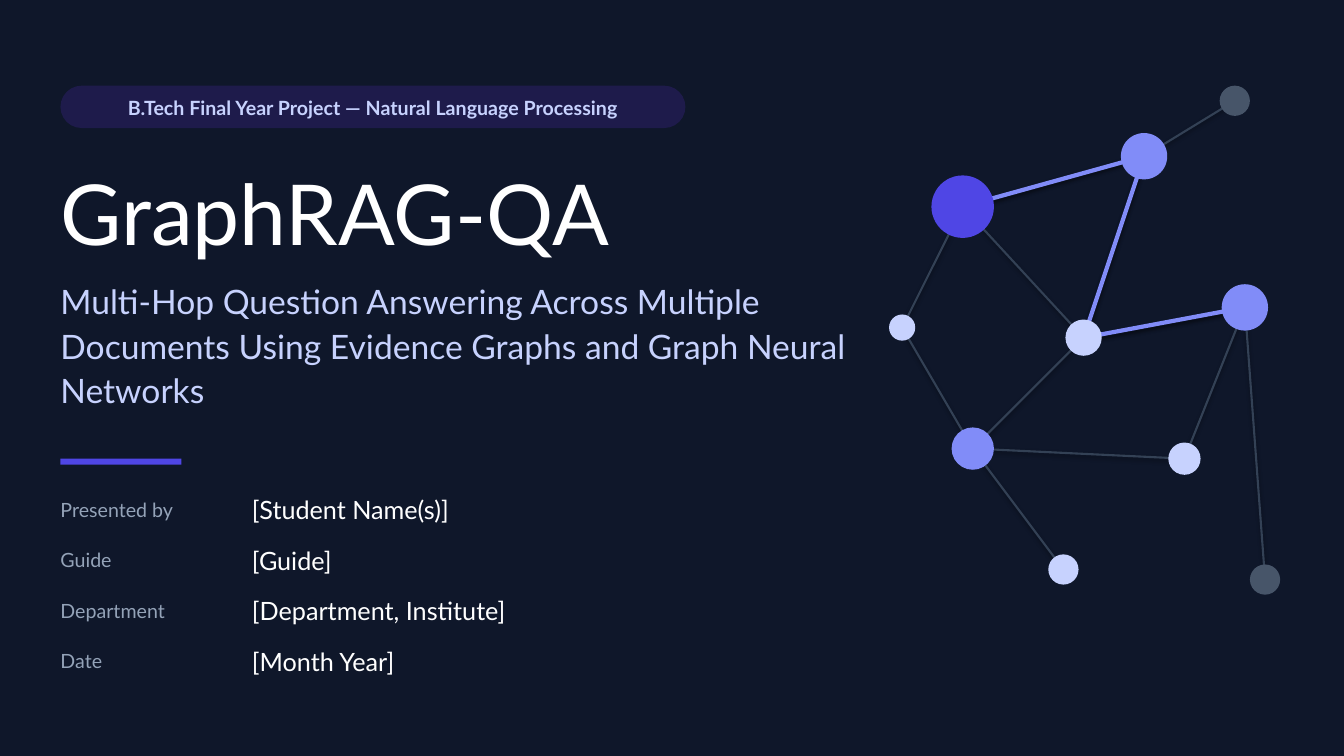
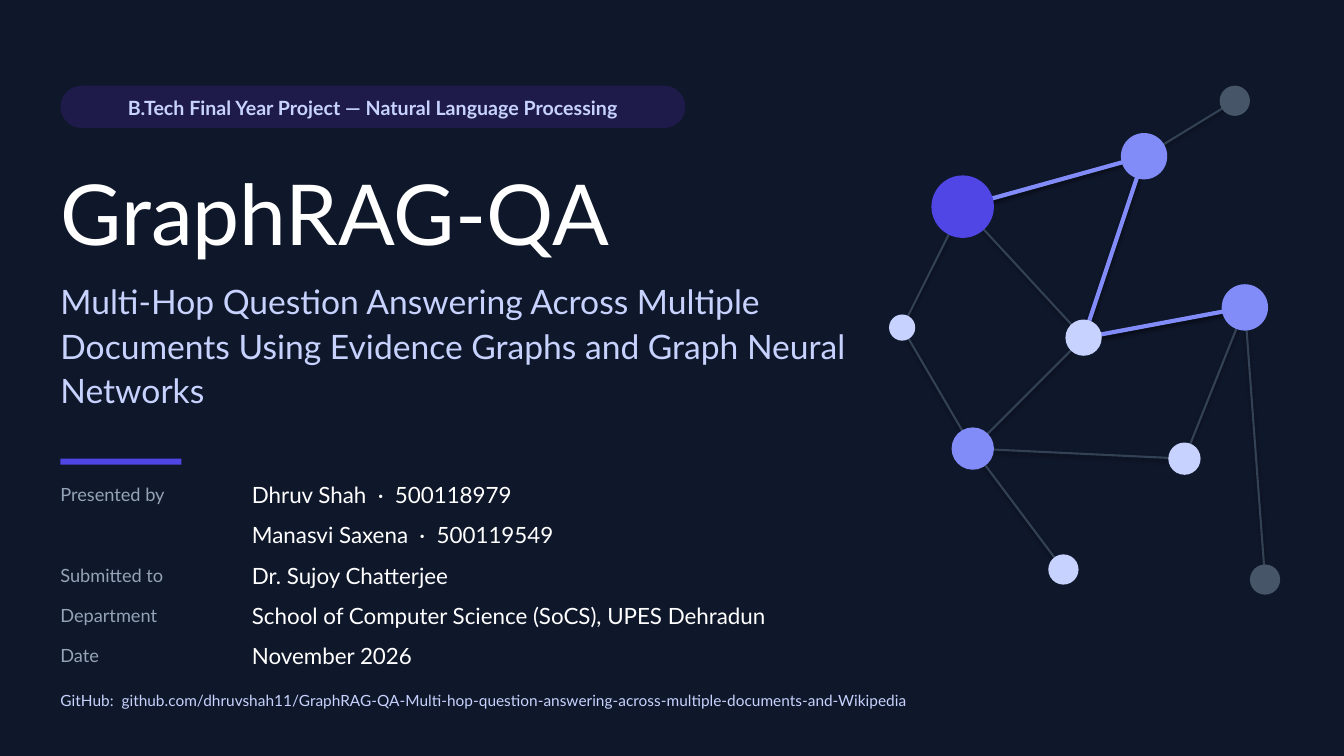
Before and after one commit to dhruvshah11/GraphRAG-QA-Multi-hop-question-answering-across-multiple-documents-and-Wikipedia, a slide deck: slide 1 of docs/presentation/GraphRAG_QA_Final_Presentation.pptx. Drawn at 1344x756 pixels with LibreOffice and Linux fonts; fonts in the diff are those of the drawing. Boxes give left, top, right and bottom in pixels: in the first picture for what was removed or moved away, otherwise in the second. Text is boxed around its words. In the diff, an @@ line names an element or a change of style, - is before the commit and + after.

```diff
--- a/docs/presentation/GraphRAG_QA_Final_Presentation.pptx
+++ b/docs/presentation/GraphRAG_QA_Final_Presentation.pptx
@@ text "Presented by": place and size @@
-text "Presented by" at bbox=[60, 502, 173, 521]
+text "Presented by" at bbox=[60, 487, 164, 504]
@@ text at bbox=[252, 486, 512, 503]: text changed; size 18 to 16 pt @@
-[Student Name(s)]
+Dhruv Shah · 500118979
@@ text at bbox=[252, 526, 554, 543]: text changed; size 18 to 16 pt @@
-[Guide]
+Manasvi Saxena · 500119549
@@ text removed at bbox=[60, 552, 111, 567] @@
-Guide
@@ text added at bbox=[60, 568, 163, 582], 13 pt, text #94A3B8 @@
+Submitted to
@@ text at bbox=[252, 567, 448, 588]: text changed; size 18 to 16 pt @@
-[Department, Institute]
+Dr. Sujoy Chatterjee
@@ size 14 to 13 pt in 3 elements at bbox=[60, 487, 164, 504], bbox=[60, 649, 99, 662], bbox=[60, 609, 157, 625] @@
@@ text at bbox=[252, 607, 766, 628]: text changed; size 18 to 16 pt @@
-[Month Year]
+School of Computer Science (SoCS), UPES Dehradun
@@ text added at bbox=[252, 647, 412, 664], 16 pt, text #FFFFFF @@
+November 2026
@@ text added at bbox=[60, 694, 907, 709], 11 pt, text #C7D2FE @@
+GitHub: github.com/dhruvshah11/GraphRAG-QA-Multi-hop-question-answering-across-multiple-documents-and-Wikipedia
```
Also in this commit, not shown: 1 other slide changed, 5 other files.
